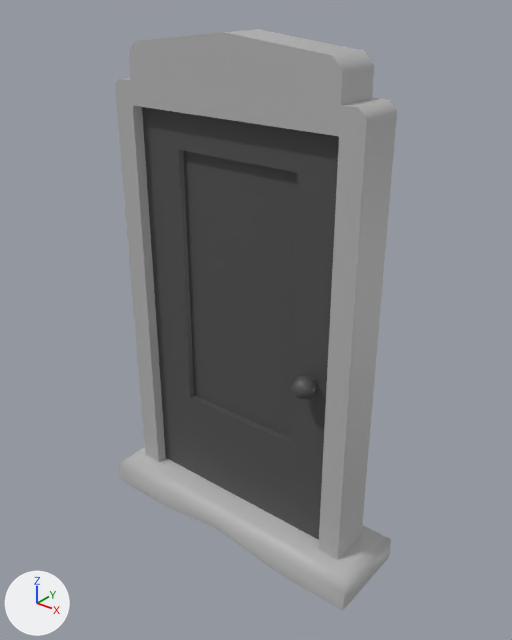
The FBX model Assets/Models/Props/Door/Puerta_Salir_Partida_Sin_Textura.fbx as it was, and as the next commit left it.
Camera for both pictures: a camera (50 mm lens) standing at (3.55, -4.27, 4.86) and looking at (0.1, 0.04, 2.19). Lighting does not change. The marker at lower left points along +X, +Y and +Z. Where no turn or scale is listed for an object, it has been applied to the vertices.

The first picture shows 'Marco', 'Puerta'.
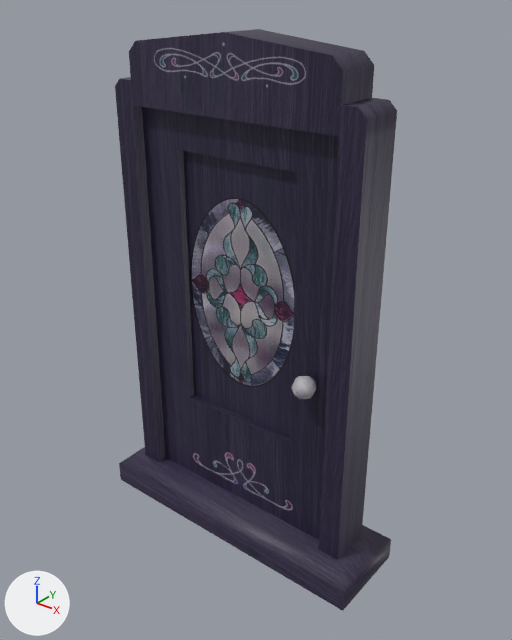
The change, as a list of edits to the scene's bpy script:
```text
Add img_marco_puerta_png:
    img_marco_puerta_png = load_image('Marco_Puerta.png', 'Texturas_Puerta/Marco_Puerta.png', 1024, 1024, 'sRGB')
Add img_puerta_png:
    img_puerta_png = load_image('Puerta.png', 'Texturas_Puerta/Puerta.png', 1024, 1024, 'sRGB')
Change mat_puerta:
    remove mat_puerta.base_color = (0.0818, 0.0818, 0.0818)  # dark grey #515151
    add mat_puerta.texture = img_puerta_png  # with its transparency
Add mat_marco_puerta:
    mat_marco_puerta = principled_material('Marco_Puerta')
    mat_marco_puerta.texture = img_marco_puerta_png  # with its transparency
Change me_cube_003:
    where me_cube_003.from_pydata(...)  # 160 vertices, 156 faces; spans x 0.0..2.0, y -0.32..0.32, z -1.6..2.0
    used by ob_puerta; location = (-1.0, 0.0, 1.9)
    me_cube_003 part 3: texture (UV) coordinates of 126 of 156 faces, centred in x 0.2..1.89, y -0.31..0.31, z -1.15..1.84, changed; they spanned u 0.04..0.85, v 0.01..0.97 and now span u 0.02..0.93, v 0.03..0.98
Change me_cube_001:
    used by ob_marco; location = (0.0, 0.0, 0.0)
    remove me_cube_001.from_pydata(...)  # 68 vertices, 59 faces; spans x -1.4..1.4, y -0.4..0.4, z 0.0..4.5
    add me_cube_001.from_pydata(...)  # 50 vertices, 41 faces; spans x -1.4..1.4, y -0.4..0.4, z 0.0..4.5
    me_cube_001 part 1
    18 vertices are removed from x -0.7..0.7, y -0.4..0.4, z 0.0..0.3
    24 faces are deleted
    6 new faces join them
    me_cube_001 part 2: 35 faces spanning x -1.4..1.4, y -0.4..0.4, z 0.0..4.5 switch from mat_marco (grey #b6b6b6) to mat_marco_puerta (picture img_marco_puerta_png)
```

Pixel boxes (x1, y1, x2, y2) of what changed, in the pictures (512 x 640 px):
'Puerta', surface changed: (142, 107, 339, 540) in both
part 1 of me_cube_001, cut back: before (119, 447, 378, 611); after (119, 447, 386, 611)
part 2 of me_cube_001, recoloured: (115, 29, 397, 610) in both
